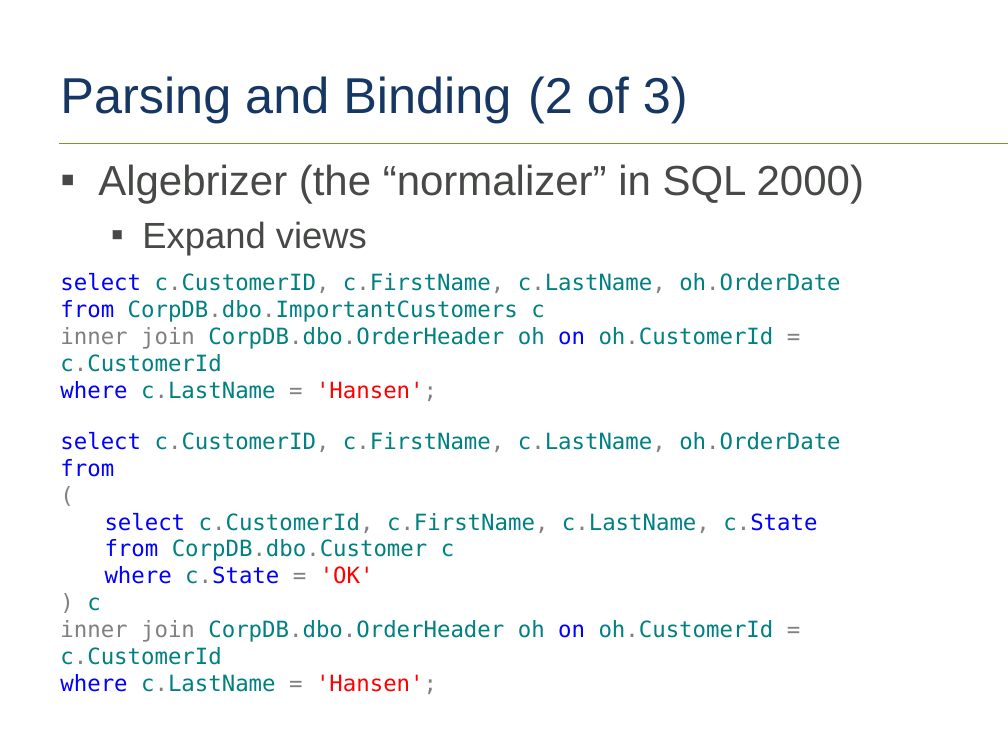
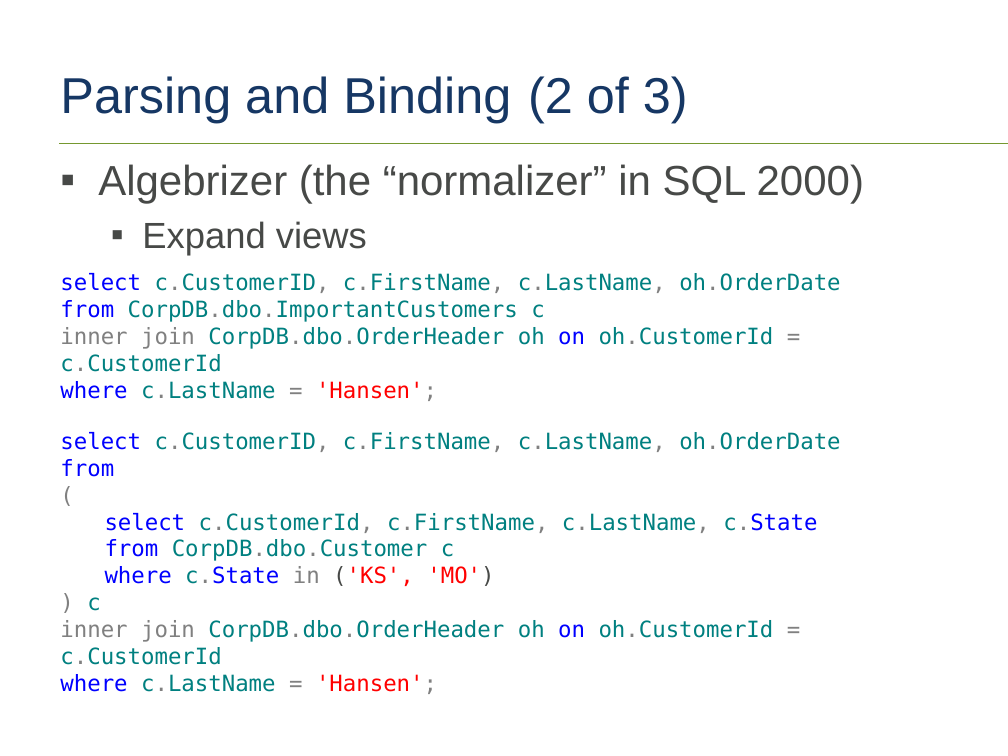
Before and after one commit to tf3604/OptimizerPresentation, a slide deck: slide 31 of Optimizer.pptx. Drawn at 1008x756 pixels with LibreOffice and Linux fonts; fonts in the diff are those of the drawing; background and template pictures are left out. Boxes give left, top, right and bottom in pixels: in the first picture for what was removed or moved away, otherwise in the second. Text is boxed around its words. In the diff, an @@ line names an element or a change of style, - is before the commit and + after.

```diff
--- a/Optimizer.pptx
+++ b/Optimizer.pptx
@@ text at [105, 566, 494, 586]: text changed @@
-  where c.State = 'OK'
+  where c.State in ('KS', 'MO')
```
Also in this commit, not shown: 14 other slides changed, 1 other file.
